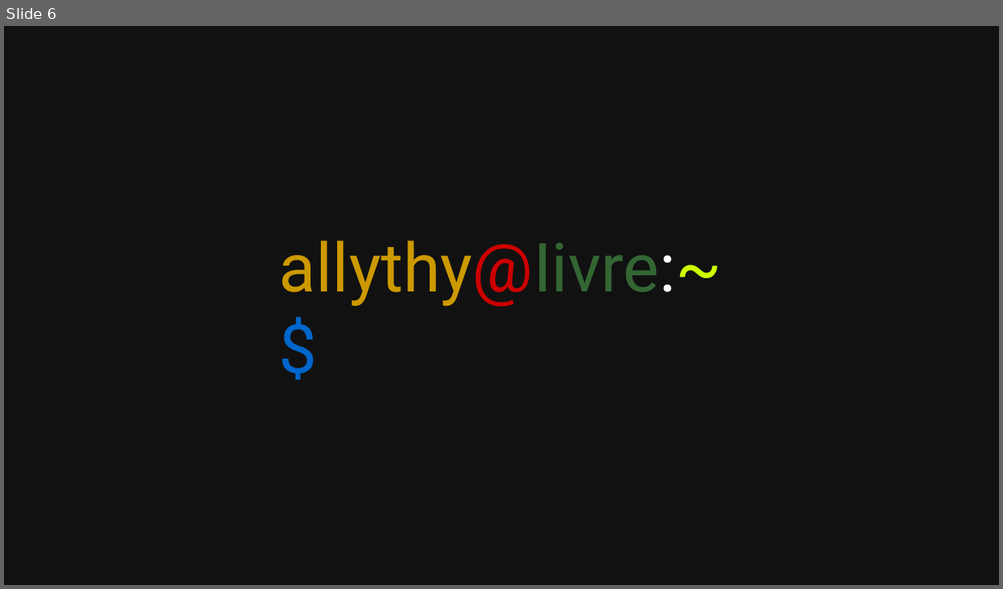
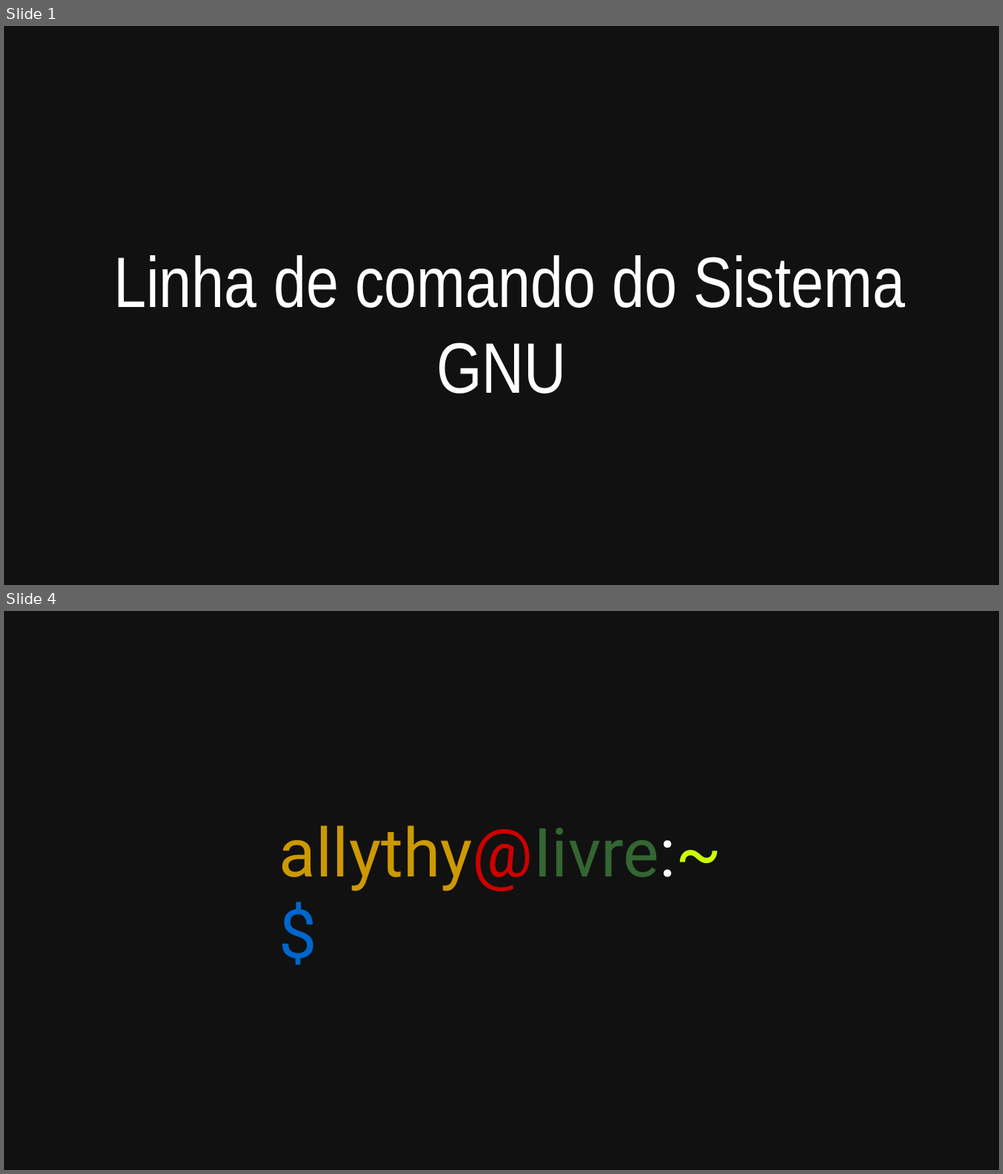
Before and after one commit to allythy/Palestras, a slide deck: Minicurso Do Terminal GNU-Linux ao Python/VI Workshop da Escola de Engenharias e TI.odp. Shown one above the other, each under a label of ours: slide 6 before the commit, slides 1 and 4 after it; the slides between them are not shown. The pictures are 1003x589 and 1003x1174 pixels, drawn with LibreOffice and Linux fonts; fonts in the diff are those of the drawing. Boxes give left, top, right and bottom in pixels: in the first picture for what was removed or moved away, otherwise in the second. Text is boxed around its words. In the diff, an @@ line names an element or a change of style, - is before the commit and + after.

```diff
--- a/Minicurso Do Terminal GNU-Linux ao Python/VI Workshop da Escola de Engenharias e TI.odp
+++ b/Minicurso Do Terminal GNU-Linux ao Python/VI Workshop da Escola de Engenharias e TI.odp
@@ slide 1 added at (4,26,999,585), background #111111 @@
@@ title added at (114,255,905,394), 57 pt, text #FFFFFF @@
+Linha de comando do Sistema GNU
@@ what was slide 6 is now slide 4 @@
```
Also in this commit, not shown: 8 slides changed, 19 slides removed, 5 other files.
